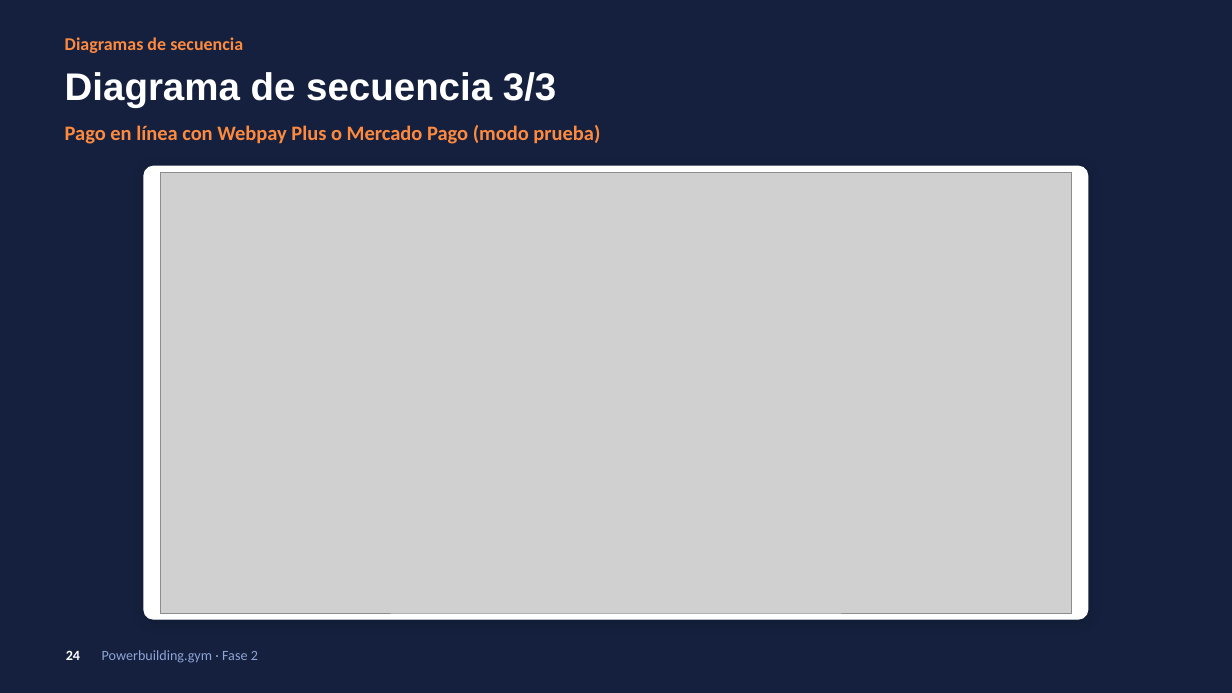
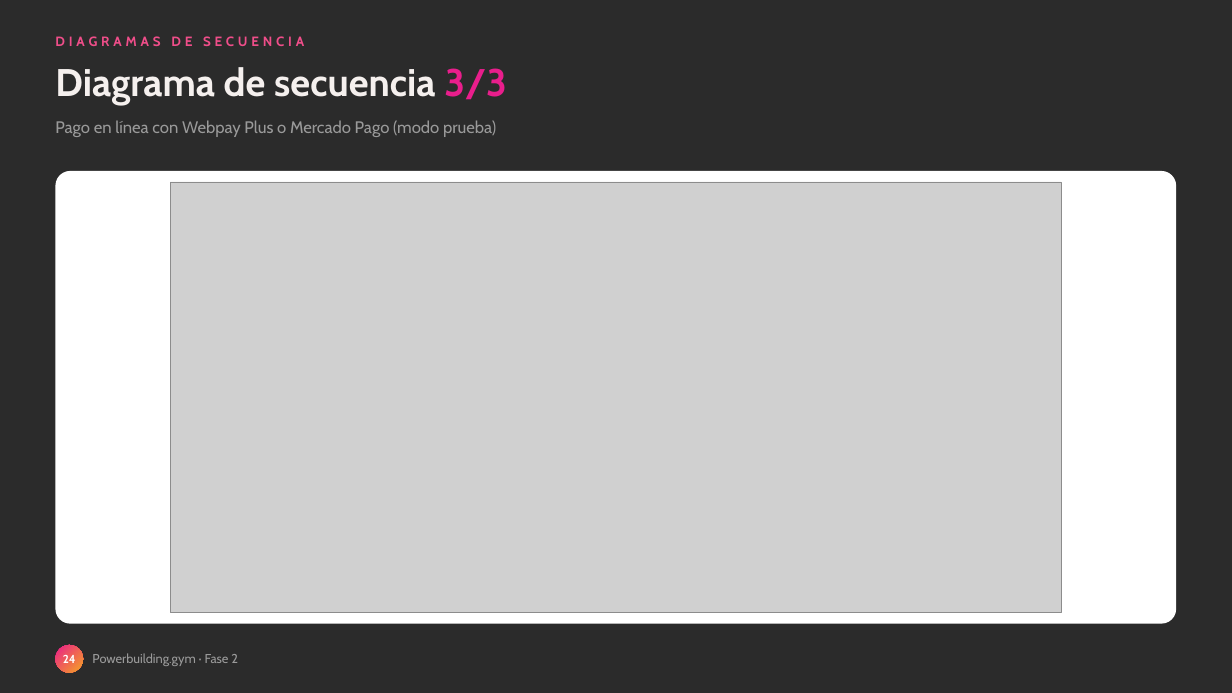
Before and after one commit to zalak3t/Powerbuilding.gym, a slide deck: slide 24 of FASE-2/Documentacion Asignatura PTY4614/Presentación Proyecto.pptx. Drawn at 1232x693 pixels with LibreOffice and Linux fonts; fonts in the diff are those of the drawing; grey boxes stand for pictures; background and template pictures are left out; a plain dark background stands for a picture behind light text. Boxes give left, top, right and bottom in pixels: in the first picture for what was removed or moved away, otherwise in the second. Text is boxed around its words. In the diff, an @@ line names an element or a change of style, - is before the commit and + after.

```diff
--- a/FASE-2/Documentacion Asignatura PTY4614/Presentación Proyecto.pptx
+++ b/FASE-2/Documentacion Asignatura PTY4614/Presentación Proyecto.pptx
@@ background #14203D to picture (left out) @@
@@ text "Diagrama de secuencia 3/3": place and size @@
-text "Diagrama de secuencia 3/3" at [65, 72, 556, 108]
+text "Diagrama de secuencia 3/3" at [55, 67, 507, 106]
@@ text "Diagrama de secuencia 3/3" at [55, 67, 507, 106]: font Arial to Cabin; text colour #FFFFFF to #F5F0EE in "Diagrama de secuencia"; text colour #FFFFFF to gradient #E91E8C to #F5A623 in "3/3" @@
@@ text at [55, 36, 304, 46]: text changed; size 14 to 10.5 pt; font Calibri to Cabin; text colour #FF8A3D to #F04E8A @@
-Diagramas de secuencia
+DIAGRAMAS DE SECUENCIA
@@ text "Pago en línea con Webpay ...": place and size @@
-text "Pago en línea con Webpay ..." at [65, 125, 600, 144]
+text "Pago en línea con Webpay ..." at [55, 120, 496, 137]
@@ text "Pago en línea con Webpay ..." at [55, 120, 496, 137]: size 16 to 13 pt, font Calibri to Cabin, text colour #FF8A3D to #9A9A9A, bold off @@
@@ rounded rectangle: place and size @@
-rounded rectangle at [144, 166, 1088, 619]
+rounded rectangle at [55, 171, 1177, 624]
@@ rounded rectangle at [55, 171, 1177, 624]: outline #FFFFFF 1 pt to none; shadow off; proportions changed @@
@@ picture: place and size @@
-picture at [160, 173, 1072, 614]
+picture at [170, 182, 1061, 613]
@@ ellipse "24": place and size @@
-ellipse "24" at [66, 650, 80, 660]
+ellipse "24" at [55, 645, 83, 673]
@@ ellipse "24" at [55, 645, 83, 673]: size 11 to 9 pt, font Calibri to Cabin; fill none to gradient #E91E8C to #F5A623 @@
@@ text added at [92, 653, 238, 666], 10 pt, text #9A9A9A @@
+Powerbuilding.gym · Fase 2
@@ text removed at [102, 650, 258, 663] @@
-Powerbuilding.gym · Fase 2
```
Also in this commit, not shown: 27 other slides changed, 1 slide added, 1 slide removed, 6 other files.
